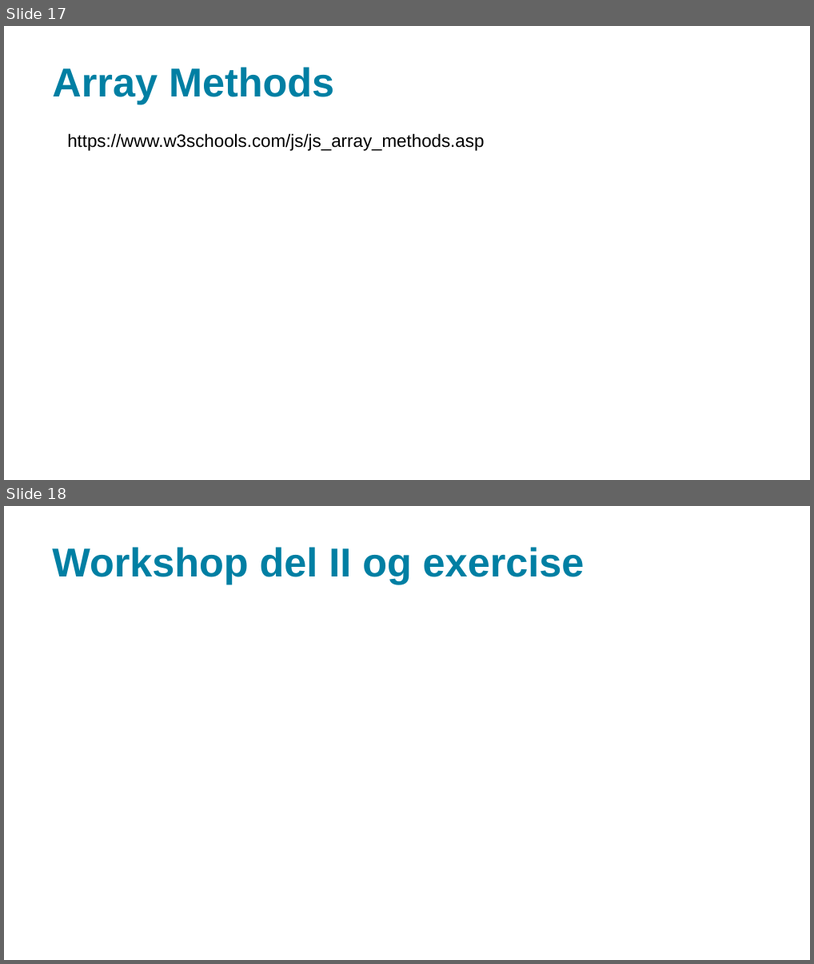
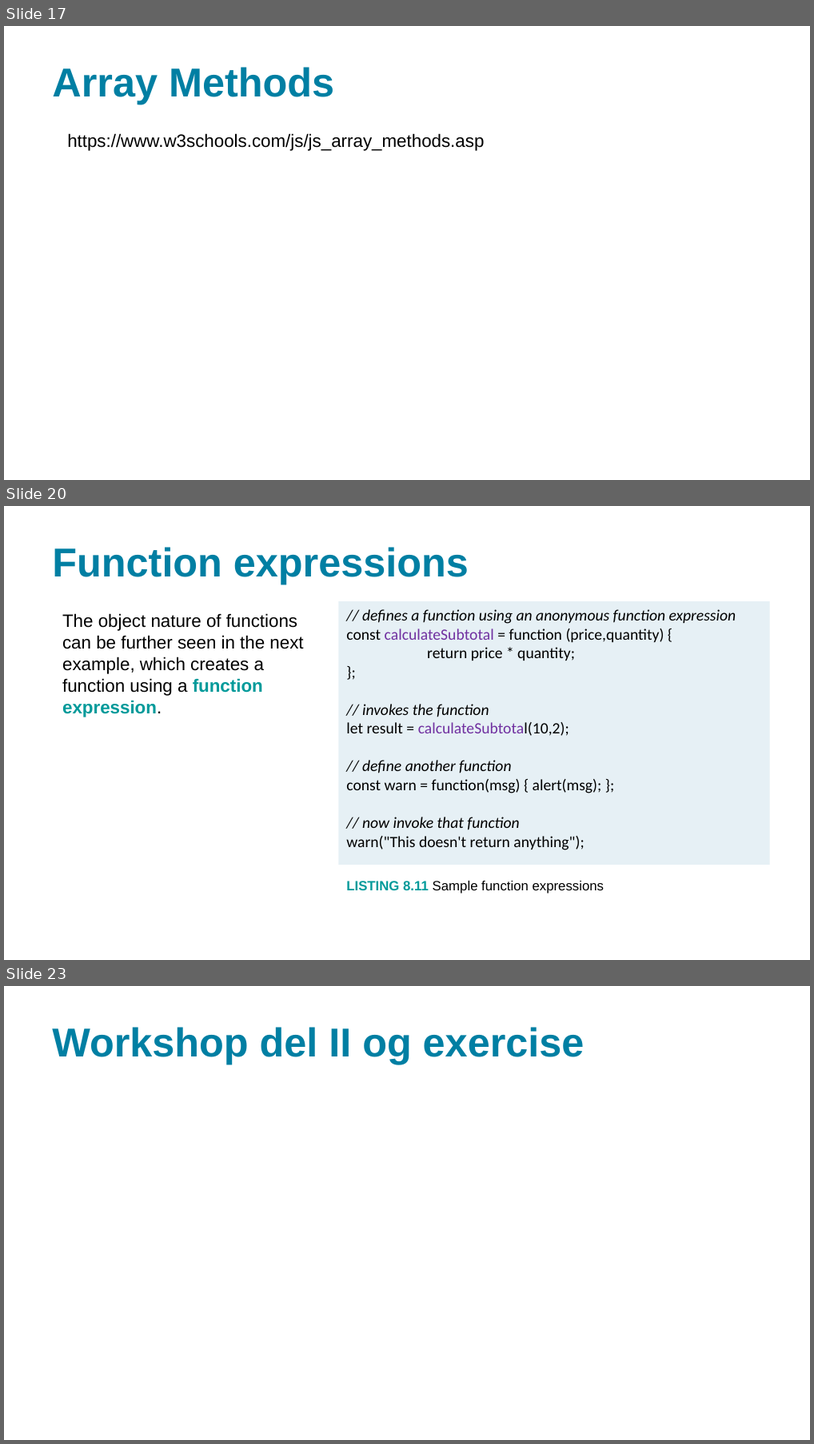
Before and after one commit to xbibogo/MMD24, a slide deck: semester2 PPT/uge 8_js day2.pptx. Shown one above the other, each under a label of ours: slides 17 and 18 before the commit, slides 17, 20 and 23 after it; the slides between them are not shown. The pictures are 814x964 and 814x1444 pixels, drawn with LibreOffice and Linux fonts; fonts in the diff are those of the drawing. Boxes give left, top, right and bottom in pixels: in the first picture for what was removed or moved away, otherwise in the second. Text is boxed around its words. In the diff, an @@ line names an element or a change of style, - is before the commit and + after.

```diff
--- a/semester2 PPT/uge 8_js day2.pptx
+++ b/semester2 PPT/uge 8_js day2.pptx
@@ slide 20 added at <box>4,506,810,960</box>, background #FFFFFF @@
@@ title added at <box>52,547,469,584</box>, 36 pt, text #007FA3, bold @@
+Function expressions
@@ rectangle added at <box>338,601,770,864</box>, fill #E6F0F5, 14 pt, text #000000 @@
+// defines a function using an anonymous function expression
+const calculateSubtotal = function (price,quantity) {
+return price * quantity;
+};
+// invokes the function
+let result = calculateSubtotal(10,2);
+// define another function
+const warn = function(msg) { alert(msg); };
+// now invoke that function
+warn("This doesn't return anything");
@@ text added at <box>62,613,303,717</box>, 16 pt, text #000000 @@
+The object nature of functions can be further seen in the next example, which creates a function using a function expression.
@@ text added at <box>346,880,604,893</box>, 12 pt, text #000000 @@
+LISTING 8.11 Sample function expressions
@@ what was slide 18 is now slide 23 @@
```
Also in this commit, not shown: 4 other slides added, 4 other files.
